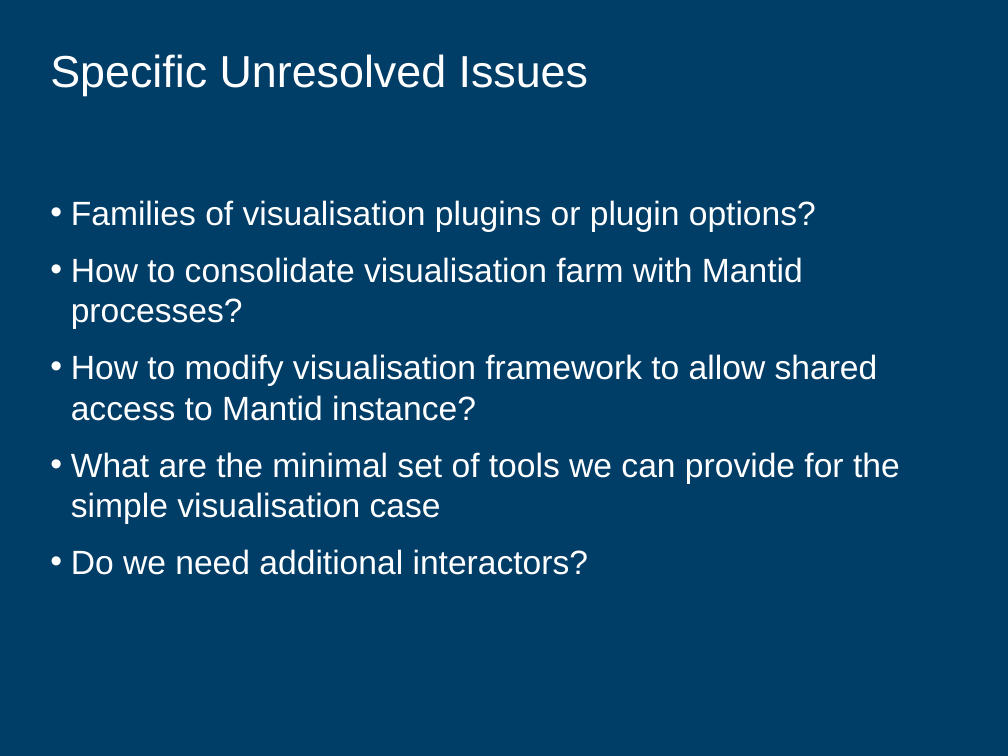
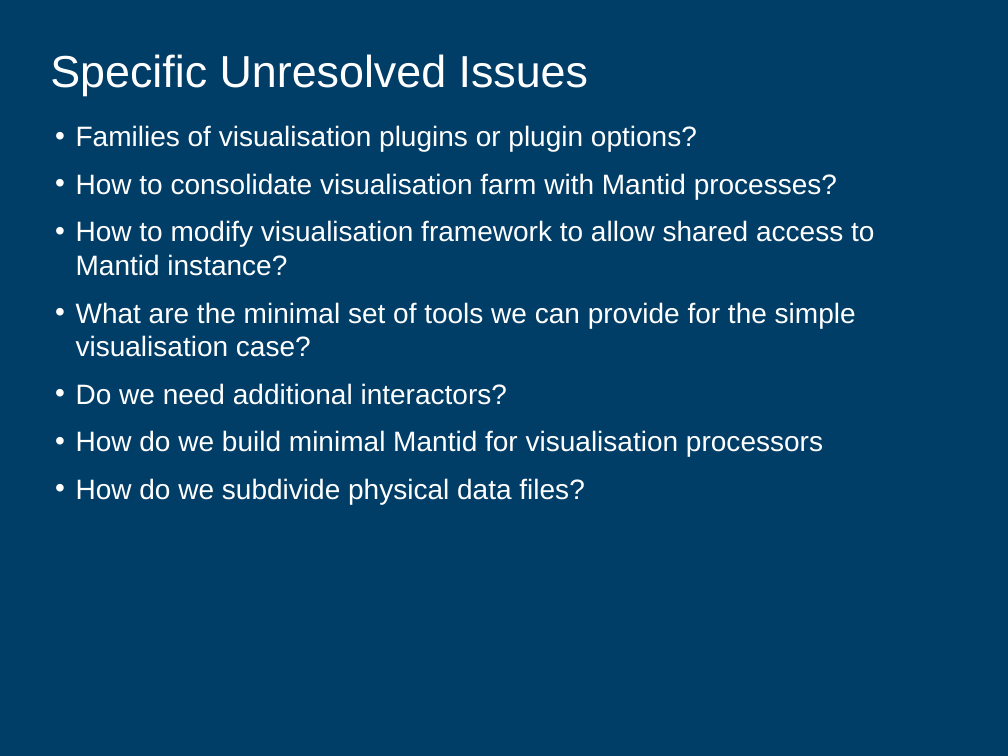
Before and after one commit to mantidproject/documents, a slide deck: slide 10 of Design/Visualisation_and_Analysis/VisualisationAndAnalysisArchitecture.ppt. Drawn at 1008x756 pixels with LibreOffice and Linux fonts; fonts in the diff are those of the drawing; background and template pictures are left out. Boxes give left, top, right and bottom in pixels: in the first picture for what was removed or moved away, otherwise in the second. Text is boxed around its words. In the diff, an @@ line names an element or a change of style, - is before the commit and + after.

```diff
--- a/Design/Visualisation_and_Analysis/VisualisationAndAnalysisArchitecture.ppt
+++ b/Design/Visualisation_and_Analysis/VisualisationAndAnalysisArchitecture.ppt
@@ text "Families of visualisation plugins or ...": place and size @@
-text "Families of visualisation plugins or ..." at box(71, 200, 900, 575)
+text "Families of visualisation plugins or ..." at box(76, 125, 874, 504)
@@ text at box(76, 125, 874, 405): size 24 to 20 pt in "Families of visualisation plugins or plugin options?", "How to consolidate visualisation farm with Mantid ...", "How to modify visualisation framework to allow ...", "Do we need additional interactors?"; less space between paragraphs @@
@@ text at box(76, 302, 856, 357): text changed; size 24 to 20 pt @@
-• What are the minimal set of tools we can provide for the simple visualisation case
+• What are the minimal set of tools we can provide for the simple visualisation case?
@@ text at box(76, 430, 823, 504): paragraphs added @@
+• How do we build minimal Mantid for visualisation processors
+• How do we subdivide physical data files?
```
Also in this commit, not shown: 2 other slides changed.
